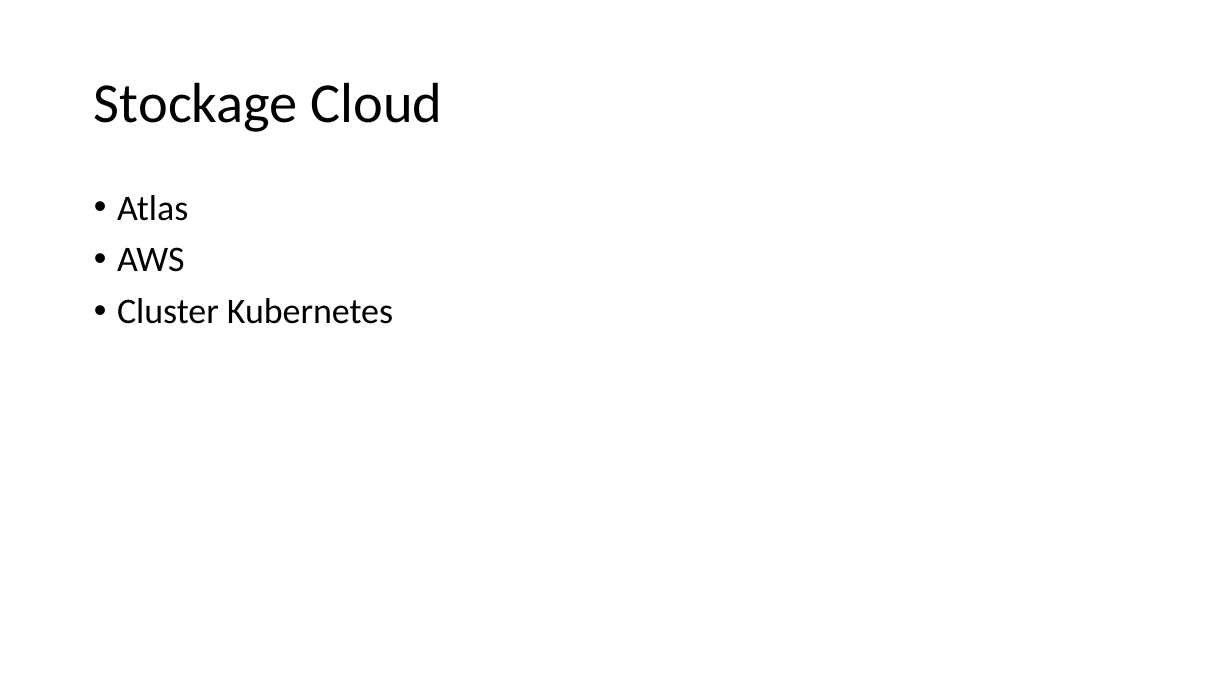
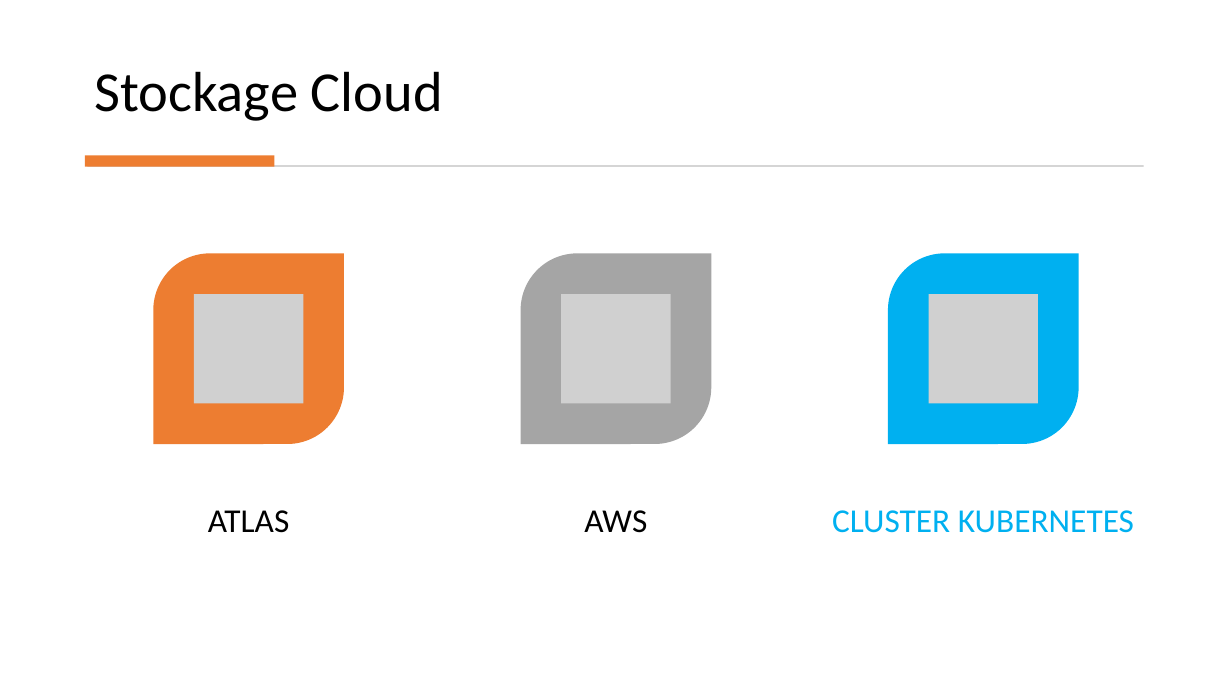
Before and after one commit to Danes99/esme-android, a slide deck: slide 7 of docs/pptx/Android Project - Group 1 - Becerra Stauner Taxil.pptx (slide 6 before the commit). Drawn at 1232x693 pixels with LibreOffice and Linux fonts; fonts in the diff are those of the drawing; grey boxes stand for pictures. Boxes give left, top, right and bottom in pixels: in the first picture for what was removed or moved away, otherwise in the second. Text is boxed around its words. In the diff, an @@ line names an element or a change of style, - is before the commit and + after.

```diff
--- a/docs/pptx/Android Project - Group 1 - Becerra Stauner Taxil.pptx
+++ b/docs/pptx/Android Project - Group 1 - Becerra Stauner Taxil.pptx
@@ title "Stockage Cloud": place and size @@
-title "Stockage Cloud" at (94, 82, 443, 132)
+title "Stockage Cloud" at (94, 71, 443, 121)
@@ title "Stockage Cloud" at (94, 71, 443, 121): vertical alignment middle to bottom @@
@@ rectangle added at (85, 155, 274, 166), fill #ED7D31 @@
@@ rectangle added at (88, 165, 1144, 167), fill #D5D5D5 @@
@@ text removed at (117, 195, 393, 324) @@
-• Atlas
-• AWS
-• Cluster Kubernetes
@@ group added at (153, 253, 1134, 533): 3 round diag rects, 3 pictures, 3 texts @@
+ATLAS
+AWS
+CLUSTER KUBERNETES
```
Also in this commit, not shown: 5 other slides changed, 1 slide added, 1 other file.
